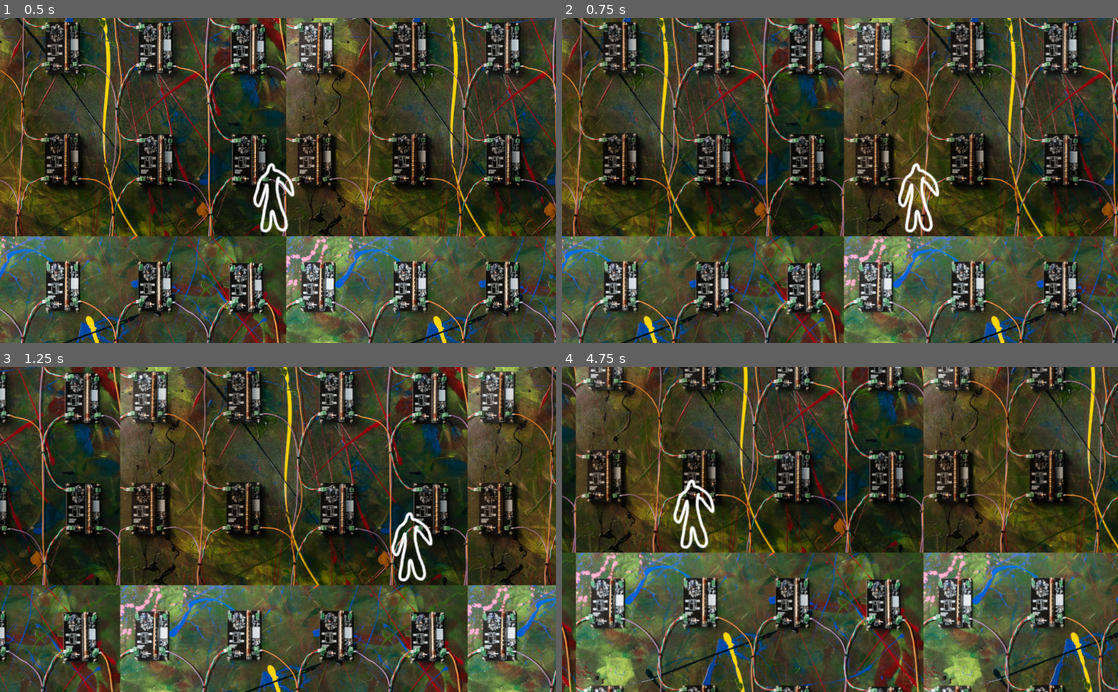
Above: before the commit, frames 1-4 (two rows, left to right).
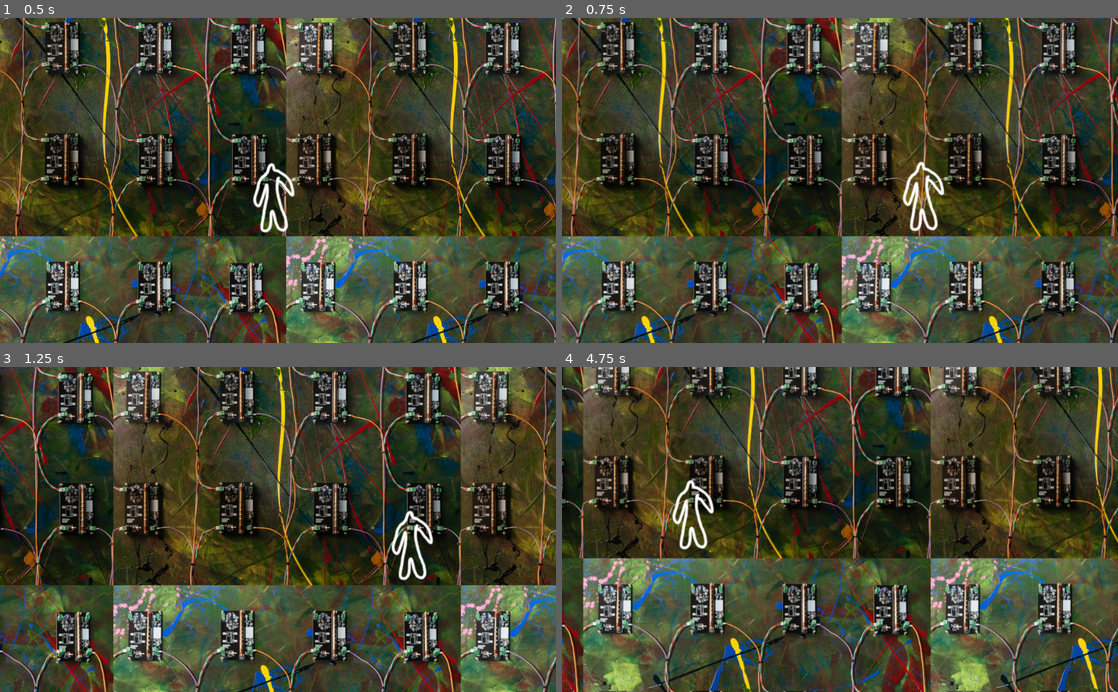
Above: after the commit, the same moments.

Repository: glitchcore/summon_55
Game: Godot game, scene res://Game.tscn
Same seed, same stepped clock (60 frames per second), same inputs: the game is played once before the commit and once after it.
Inputs (mouse positions are in pixels of both pictures, inside the frame that each line leads up to):
- Up to frame 1 (0.5 s): no input
- Up to frame 2 (0.75 s): tap Enter at 0.5 s; move the mouse to (962, 164) at 0.52 s; hold Right (ui_right) from 0.53 s (still down); click (962, 164) at 0.6 s
- Up to frame 3 (1.25 s): keep holding Right (ui_right)
- Up to frame 4 (4.75 s): move the mouse to (728, 545) at 1.27 s; release Right (ui_right) at 1.28 s; hold Down (ui_down) 1.28-2.03 s; click (728, 545) at 1.35 s; move the mouse to (895, 458) at 2.02 s; hold Right (ui_right) 2.03-2.78 s; click (895, 458) at 2.1 s; move the mouse to (812, 594) at 2.77 s; hold Up (ui_up) 2.78-3.53 s; click (812, 594) at 2.85 s; move the mouse to (1006, 578) at 3.52 s; hold Left (ui_left) from 3.53 s (still down); click (1006, 578) at 3.6 s; move the mouse to (673, 480) at 4.27 s; click (673, 480) at 4.35 s

Frame 1 is identical in both runs. In frame 2, 36% of the frame differs, in the area x 0-100%, y 0-100%; in frame 3, 51%; in frame 4, 54%.

Commit message:
click n run

Diff:
--- a/Player.gd
+++ b/Player.gd
@@ -2,9 +2,24 @@
 
 const SPEED = 800
 
+var target_position = Vector2()
+
 func _ready() -> void:
-	pass
+	target_position = position
 
 func _process(delta: float) -> void:
+	# handle keyboard movement
 	var input = Input.get_vector("ui_left", "ui_right", "ui_up", "ui_down")
-	position += input * SPEED * delta
+	if input.length() > 0:
+		position += input * SPEED * delta
+		target_position = position
+
+	# handle mouse click
+	if Input.is_action_just_pressed("ui_click"):
+		var click_position = get_global_mouse_position()
+		if position.distance_to(click_position) > 1:
+			target_position = click_position
+
+	# handle mouse movement
+	if position.distance_to(target_position) > 10:
+		position += (target_position - position).normalized() * SPEED * delta
--- a/project.godot
+++ b/project.godot
@@ -23,6 +23,14 @@
 
 common/drop_mouse_on_gui_input_disabled=true
 
+[input]
+
+ui_click={
+"deadzone": 0.5,
+"events": [ Object(InputEventMouseButton,"resource_local_to_scene":false,"resource_name":"","device":0,"alt":false,"shift":false,"control":false,"meta":false,"command":false,"button_mask":0,"position":Vector2( 0, 0 ),"global_position":Vector2( 0, 0 ),"factor":1.0,"button_index":1,"pressed":false,"doubleclick":false,"script":null)
+ ]
+}
+
 [physics]
 
 common/enable_pause_aware_picking=true
